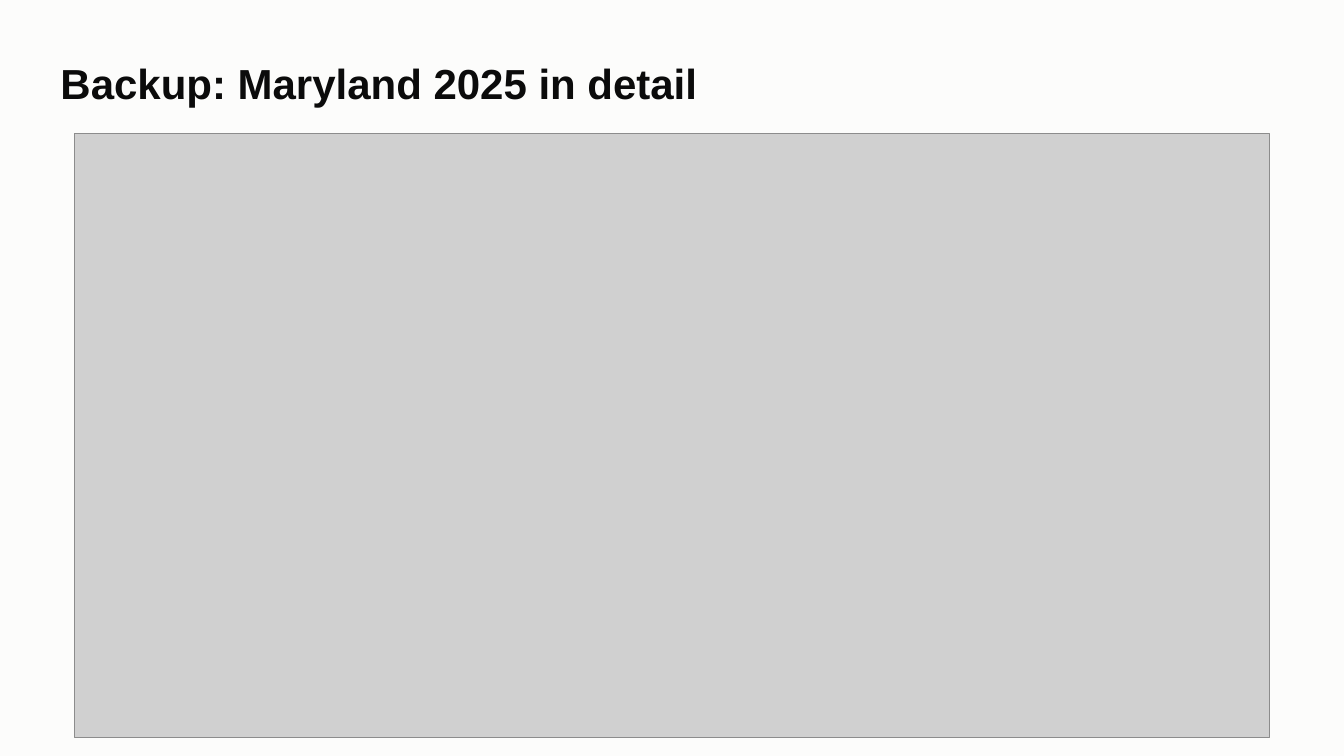
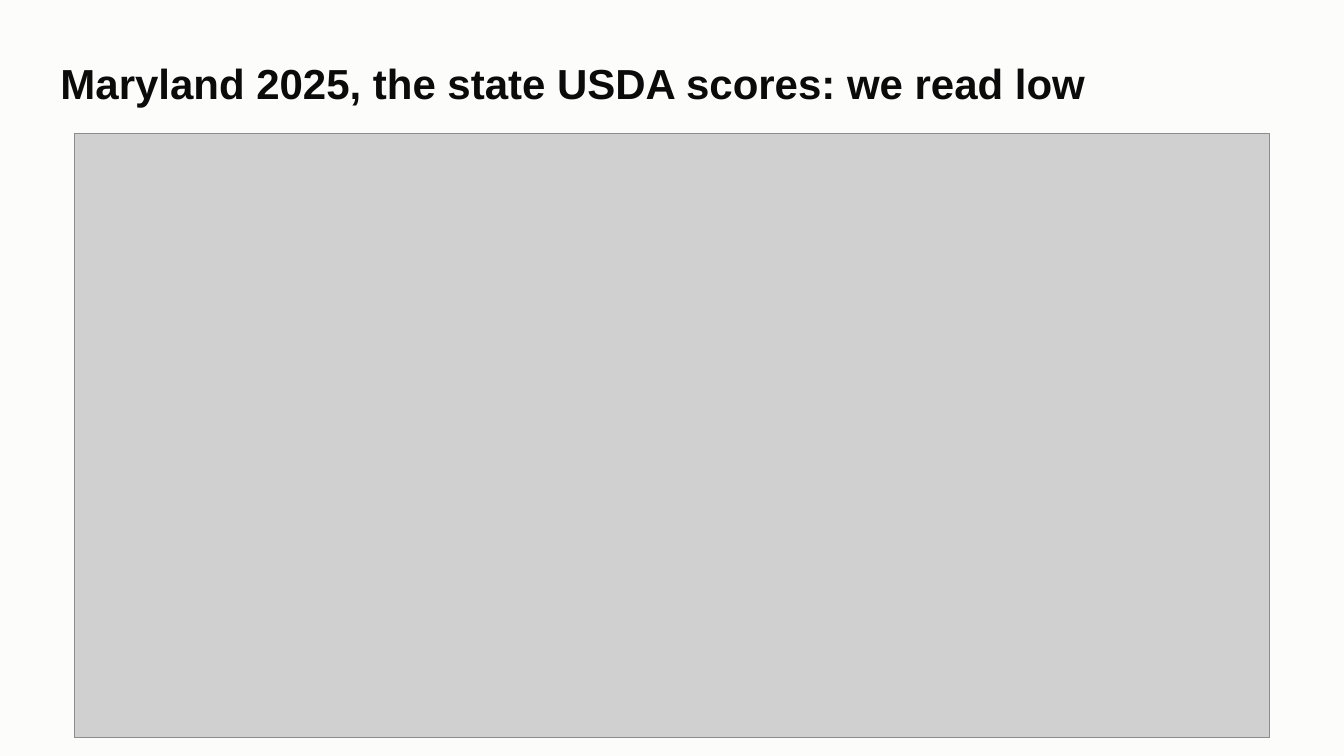
Before and after one commit to ChenSiyun1234/FieldVision, a slide deck: slide 19 of handoff/presentation/FieldVision_model_story.pptx (slide 15 before the commit). Drawn at 1344x756 pixels with LibreOffice and Linux fonts; fonts in the diff are those of the drawing; grey boxes stand for pictures. Boxes give left, top, right and bottom in pixels: in the first picture for what was removed or moved away, otherwise in the second. Text is boxed around its words. In the diff, an @@ line names an element or a change of style, - is before the commit and + after.

Commit message:
Deck retold for the judges: nine story slides and detail slides to pick from, Marathon's cause, a one-minute spoken version

```diff
--- a/handoff/presentation/FieldVision_model_story.pptx
+++ b/handoff/presentation/FieldVision_model_story.pptx
@@ title at bbox=[60, 68, 1085, 107]: text changed @@
-Backup: Maryland 2025 in detail
+Maryland 2025, the state USDA scores: we read low
```
Also in this commit, not shown: 9 other slides changed, 9 slides added, 5 slides removed, 2 other files.
